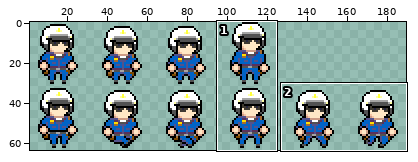
Two versions of one sprite sheet, Assets/Sprites/Player/charater/charater_GHOST.png. Above, an overview of the earlier version with the close-up marked.
Close-up. Before the edit:
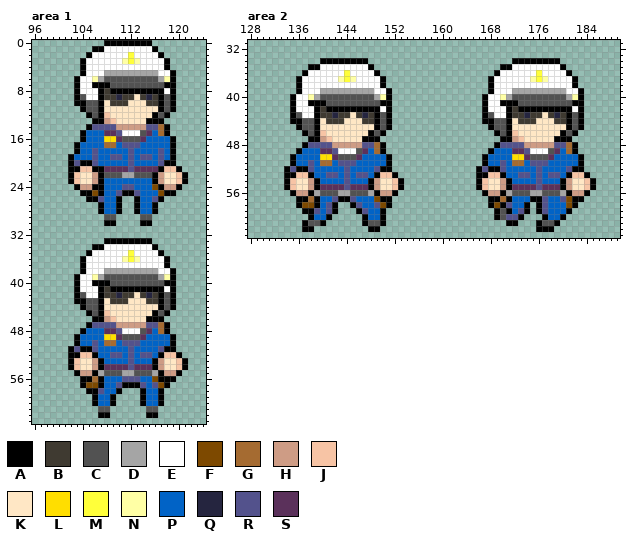
The file is 192x64 pixels. Shown: area 1: x 96..124, y 0..63; area 2: x 128..189, y 31..63. The wide view leaves out empty margins. The commit also changed other parts of the picture, which this record leaves out.
Palette (. is transparent): A #000000  B #3f3a31  C #525252  D #a5a5a5  E #ffffff  F #7d4900  G #a56b31  H #ce9c85  J #f7c4a5  K #ffe7c5  L #ffde00  M #ffff3a  N #ffffa5  P #0163c6  Q #25253f  R #53528c  S #5b315b
Pixels before, area 1, first column x 102:
 0 ......AAAAAAAA......
 1 ....AAEEEEEEEEA.....
 2 ...AEEEEEEMEEEEA....
 3 ..AEEEEEENMNEEEEA...
 4 ..AEEEEEEEEEEEEEA...
 5 ..AEEEDDDDDDDDDEEA..
 6 .AEENDCCCCCCCCCDNA..
 7 .AEEAAACCCCCCCCCAA..
 8 .AEEEABAAAAAAAAAEA..
 9 .ACEEABBQBBKBQBACA..
10 .AACCAKBBBKKKBBACA..
11 ..ACCAKKKKKKKKKACA..
12 ...ACAJKKKKKKKACA...
13 ....AAHJKKKKKAAA....
14 ...ARRRRHHHHHRRGA...
15 ..APPPSSREEECSPGA...
16 ..APPPLLSCCCSPPPPA..
17 .APPPPGGPRRRPPPPPA..
18 .APPRPPPPPRPPPPRPA..
19 APPPRPPRRPRPRRPRPA..
20 ARAARPPPPPRPPPPRAA..
21 AAJJAASSSSRSSSSAJJA.
22 AJKKHACCCDDCCCAHKKJA
23 AJKKHAPPPPPPPPAHKKJA
24 .AHHAAPPPRRPPPFAHHA.
25 ..AAFAPPRAARPPPFAA..
26 ...AARPPA..APPRA....
27 .....APPA..APPA.....
28 .....APPA..APPA.....
29 ......CC....CC......
30 ......AA....AA......
31 ....................
32 ....................
33 ......AAAAAAAA......
34 ....AAEEEEEEEEA.....
35 ...AEEEEEEMEEEEA....
36 ..AEEEEEENMNEEEEA...
37 ..AEEEEEEEEEEEEEA...
38 ..AEEEDDDDDDDDDEEA..
39 .AEENDCCCCCCCCCDNA..
40 .AEEAAACCCCCCCCCAA..
41 .AEEEABAAAAAAAAAEA..
42 .ACEEABBQBBKBQBACA..
43 .AACCAKBBBKKKBBACA..
44 ..ACCAKKKKKKKKKACA..
45 ...ACAJKKKKKKKACA...
46 ....AAHJKKKKKAAA....
47 ...ARRRRHHHHHRRGA...
48 ..APPPSSREEECSPGA...
49 .APPPPLLSCCCSPPPPA..
50 .APPRPGGPRRRPPPPPA..
51 ARAARPPPPPRPPPPRAA..
52 AAJJAPPRRPRPRRPAJJA.
53 AJKKHAPPPPRPPPAHKKJA
54 AJKKHASSSSRSSSAHKKJA
55 .AHHADCCCDDCCCDAHHA.
56 ..AAGAPPPRRRPPFAAA..
57 ..AFFAPPRAAARPRFA...
58 ...AARPPA...APPA....
59 ....APPA....APPA....
60 ....APPA....APPA....
61 .....CC......CC.....
62 .....AA......AA.....
Pixels before, area 2, first column x 134:
34 ......AAAAAAAA........................AAAAAAAA......
35 ....AAEEEEEEEEA.....................AAEEEEEEEEA.....
36 ...AEEEEEEMEEEEA...................AEEEEEEMEEEEA....
37 ..AEEEEEENMNEEEEA.................AEEEEEENMNEEEEA...
38 ..AEEEEEEEEEEEEEA.................AEEEEEEEEEEEEEA...
39 ..AEEEDDDDDDDDDEEA................AEEEDDDDDDDDDEEA..
40 .AEENDCCCCCCCCCDNA...............AEENDCCCCCCCCCDNA..
41 .AEEAAACCCCCCCCCAA...............AEEAAACCCCCCCCCAA..
42 .AEEEABAAAAAAAAAEA...............AEEEABAAAAAAAAAEA..
43 .ACEEABBQBBKBQBACA...............ACEEABBQBBKBQBACA..
44 .AACCAKBBBKKKBBACA...............AACCAKBBBKKKBBACA..
45 ..ACCAKKKKKKKKKACA................ACCAKKKKKKKKKACA..
46 ...ACAJKKKKKKKACA..................ACAJKKKKKKKACA...
47 ....AAHJKKKKKAAA....................AAHJKKKKKAAA....
48 ...ARRRRHHHHHRRGA..................ARRRRHHHHHRRGA...
49 ..APPPSSREEECSPGA.................APPPSSREEECSPGA...
50 .APPPPLLSCCCSPPPPA...............APPPPLLSCCCSPPPPA..
51 .APPRPGGPRRRPPPPPA...............APPRPGGPRRRPPPPPA..
52 ARAARPPPPPRPPPPRAA..............ARAARPPPPPRPPPPRAA..
53 AAJJAPPRRPRPRRPAJJA.............AAJJAPPRRPRPRRPAJJA.
54 AJKKHAPPPPRPPPAHKKJA............AJKKHAPPPPRPPPAHKKJA
55 AJKKHASSSSRSSSAHKKJA............AJKKHASSSSRSSSAHKKJA
56 .AHHADCCCDDCCCDAHHA..............AHHADCCCDDCCCDAHHA.
57 ..AAGAPPRAARPPPFAA................AAGAPPPAARPPRFAA..
58 ..AFFAPRA..ARPPRFA................AFARPPA.ARPPPFA...
59 ...AARPRA...ARPPA..................ACAPRA.ARPPPA....
60 ....APPA.....APPA..................ACRRA...APPA.....
61 ...ACCA......ACCA....................AA...ACCA......
62 ...AA.........AA..........................AAA.......
The same view after the edit:
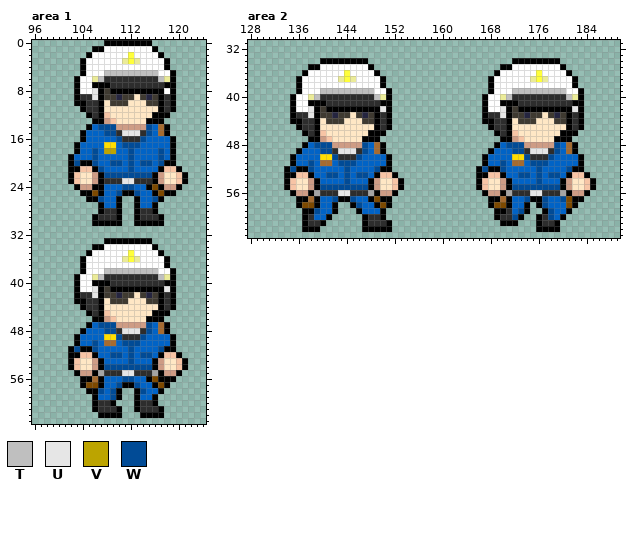
Colours new in this view: T #bfbfbf  U #e6e6e6  V #bca400  W #014b96
From old to new:
colour C: #525252 -> #2d2d2d
colour N: #ffffa5 -> #ebeb98
Changed rows in their new state; - is a pixel that keeps its letter.
Area 1:
first column x 103:
 5 -----TTTTTTTTT-
 6 ----T---------T
 8 ---U-----------
 9 --CU-----------
12 --------------A
14 ---PWWW-----WP-
15 -----WWCUUU-W--
16 -----PPW---W---
17 -----LL-WWW----
18 ---W-VV--W----W
19 ---W--PP-W-PP-W
20 W--W--WW-W-WW-W
21 ----WPPPPWPPPP-
22 -----WWWWWWWW--
23 -----CCCUUCCC--
24 --------WW--A--
25 -------W--W--A-
26 ----W--------W-
28 -----CC----CC--
29 ---AC--A--A--CA
30 ---AA--A--A--AA
first column x 103:
38 -----TTTTTTTTT--
39 ----T---------T-
41 ---U-----------U
42 --CU------------
45 --------------A-
47 ---PWWW-----WP--
48 -----WWCUUU-W---
49 -------W---W----
50 ---W----WWW-----
51 W--W-----W----W-
52 ------WW-W-WW---
53 ---------W------
54 -----WWWWWWWW---
55 --------UU------
56 --------WWP-A---
57 -------W--WP-A--
58 ----W-W---AW----
59 ------WA--AP-A.-
60 ----CC----ACCA.-
61 ---A--CA--AC--A-
62 ------AA---A--A-
Area 2:
first column x 135:
39 -----TTTTTTTTT-----------------------TTTTTTTTT--
40 ----T---------T---------------------T---------T-
42 ---U-----------U-------------------U-----------U
43 --CU------------------------------CU------------
46 --------------A-------------------------------A-
48 ---PWWW-----WP---------------------PWWW-----WP--
49 -----WWCUUU-W------------------------WWCUUU-W---
50 -------W---W---------------------------W---W----
51 ---W----WWW------------------------W----WWW-----
52 W--W-----W----W-----------------W--W-----W----W-
53 ------WW-W-WW-------------------------WW-W-WW---
54 ---------W-------------------------------W------
55 -----WWWWWWWW------------------------WWWWWWWW---
56 --------UU------------------------------UU------
57 -------W--W--A-------------------------W--W--W--
58 ------P----W--A--------------------FA-----W-----
59 ----W-P-----P----------------------AC-W--.AW----
60 --AC---------CC---------------------CW---ACW----
61 ---------------CA------------------A------------
62 ----A-------A--AA---------------------------A---
